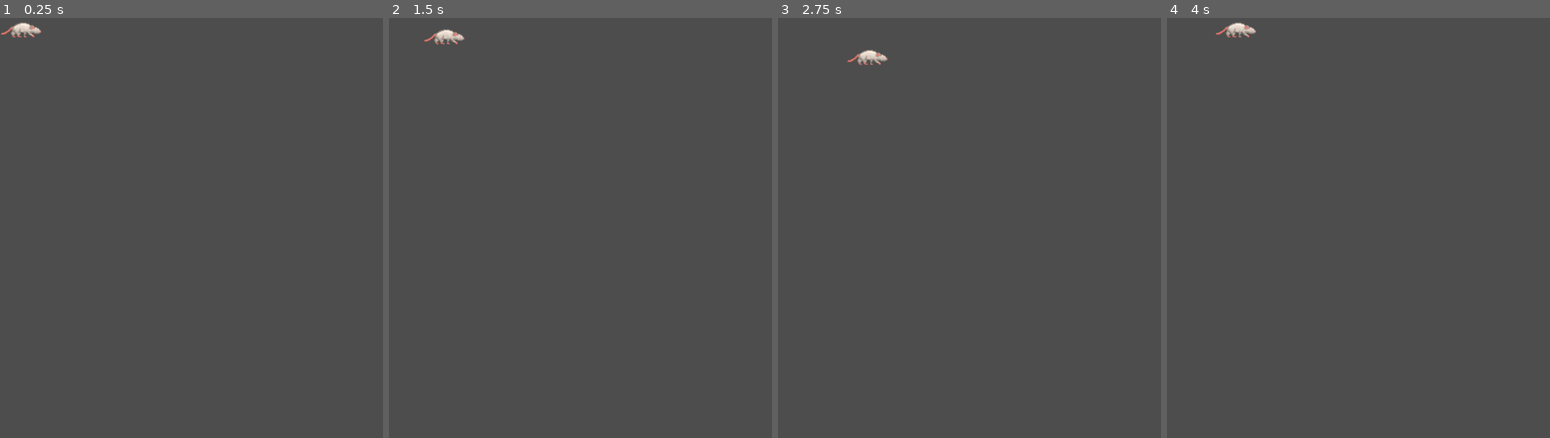
Above: before the commit, frames 1-4 (left to right).
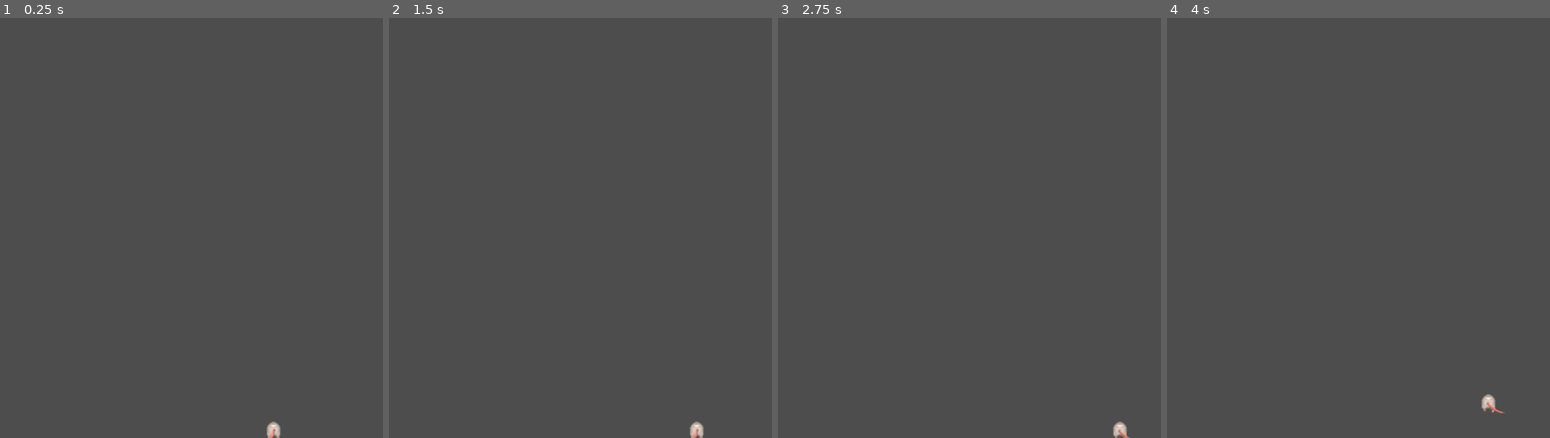
Above: after the commit, the same moments.

Repository: bollowatsch/armacaton
Game: Godot game, scene res://scenes/figures/mouse.tscn
Two runs of this game, one before a commit and one after it. Both use one fixed random seed, a clock stepped at 60 frames per second and the inputs below. This scene is started directly instead of the project's main scene.
Inputs:
- Up to frame 1 (0.25 s): no input
- Up to frame 2 (1.5 s): tap Enter at 0.5 s; hold Right (ui_right) 0.53-1.28 s; hold Down (ui_down) from 1.28 s (still down)
- Up to frame 3 (2.75 s): release Down (ui_down) at 2.03 s; hold Right (ui_right) from 2.03 s (still down)
- Up to frame 4 (4 s): release Right (ui_right) at 2.78 s; hold Up (ui_up) 2.78-3.53 s; hold Left (ui_left) from 3.53 s (still down)

The runs differ from the first frame. In frame 1, 0.3% of the frame differs, in the area x 0-74%, y 1-100%; in frame 2, 0.3%; in frame 3, 0.3%; in frame 4, 0.3%, in the area x 12-89%, y 1-95%.
Error before the commit: Attempt to call function 'get_size' in base 'null instance' on a null instance. (res://scripts/mouse.gd:26)

Commit message:
continuous mouse movement

Diff:
--- a/scenes/figures/mouse.tscn
+++ b/scenes/figures/mouse.tscn
@@ -88,10 +88,10 @@
 script = ExtResource("1_dwu33")
 
 [node name="AnimatedSprite2D" type="AnimatedSprite2D" parent="." unique_id=1479972416]
-position = Vector2(25, 25)
+position = Vector2(-2, 0)
 sprite_frames = SubResource("SpriteFrames_g7fkp")
-animation = &"walk_right"
+animation = &"walk_up"
+frame_progress = 0.42075953
 
 [node name="CollisionShape2D" type="CollisionShape2D" parent="." unique_id=1336859575]
-position = Vector2(95, 54)
 shape = SubResource("CircleShape2D_a56sk")
--- a/scripts/game_manager.gd
+++ b/scripts/game_manager.gd
@@ -3,7 +3,7 @@
 # CONSTANTS
 var LIVES_START: int = 5
 var LEVEL_START: int = 1
-var LEVELS_AVAILABLE: int = 1
+var LEVELS_AVAILABLE: int = 2
 
 enum State { MENU, PLAYING, DEAD, WIN }
 var state: State = State.MENU
--- a/scripts/mouse.gd
+++ b/scripts/mouse.gd
@@ -16,14 +16,14 @@
 var can_move = true
 
 func _ready():
-	sprite.play("walk")
+	sprite.play("walk_up")
 	add_to_group("mouse")
 
 	width = get_viewport_rect().size.x
 	height = get_viewport_rect().size.y
 
 	var frames = $AnimatedSprite2D.sprite_frames
-	sprite_size = frames.get_frame_texture("idle", 0).get_size()
+	sprite_size = frames.get_frame_texture("waits", 0).get_size()
 	respawn()
 
 func _process(delta: float) -> void:
@@ -43,7 +43,7 @@
 		first_move = false
 
 func play_walk(): #todo: needs to be triggered via events
-	if sprite.animation != "walk":
+	if sprite.animation != "walk_up":
 		sprite.play("walk")
 
 func play_idle(): #todo: needs to be triggered via events
@@ -63,6 +63,9 @@
 		return
 	if target.y > height - sprite_size.y / 2:
 		print('position %s out of bounds' % [str(position)])
+		return
+	if target.y <= 0:
+		GameManager.player_reached_goal()
 		return
 
 	can_move = false
Not shown: 1 places in scenes/figures/mouse.tscn that only renumber resources
